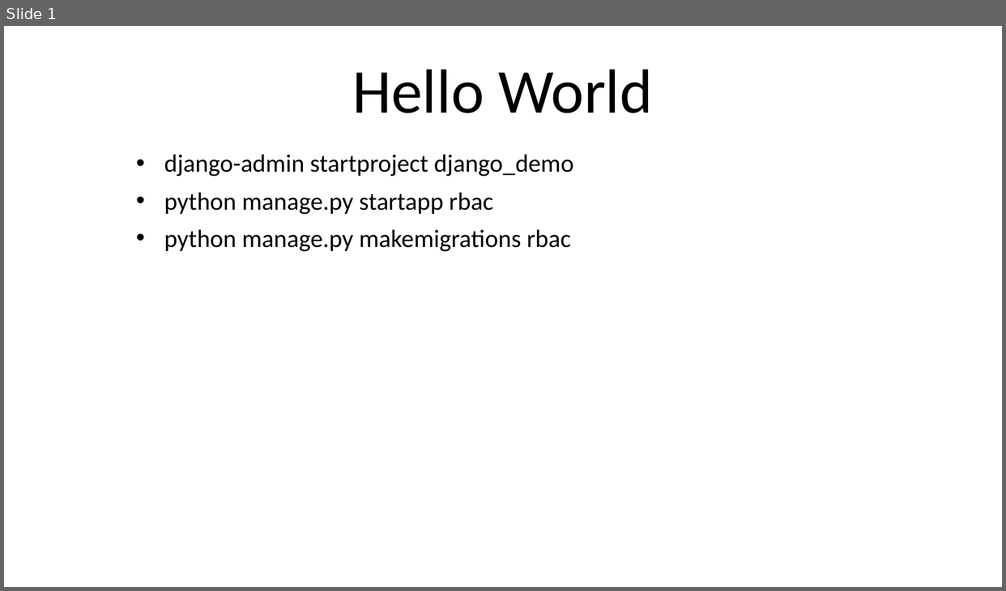
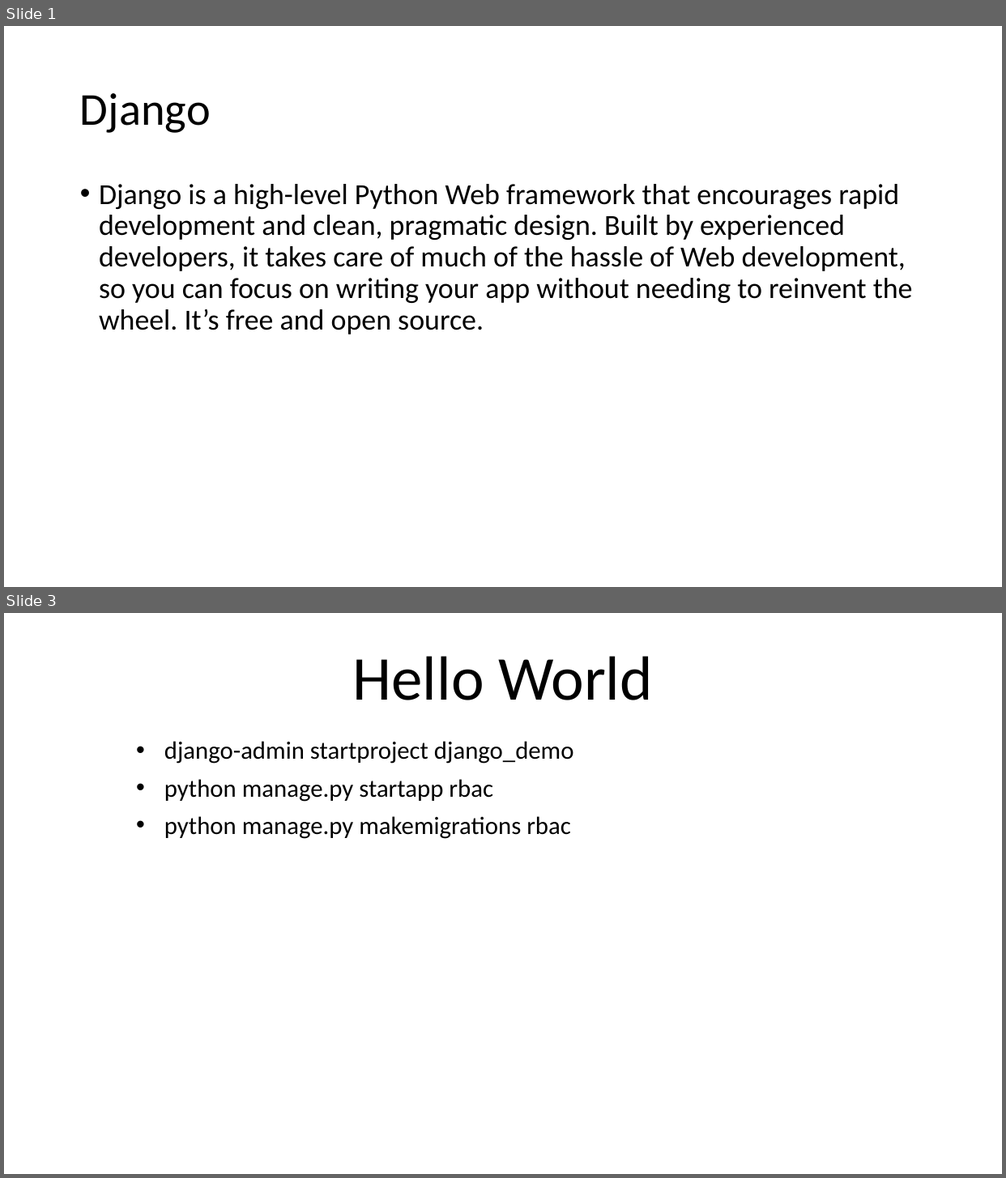
Before and after one commit to qiaoxun/django-springboot-compare, a slide deck: Django.pptx. Shown one above the other, each under a label of ours: slide 1 before the commit, slides 1 and 3 after it; the slides between them are not shown. The pictures are 1006x591 and 1006x1178 pixels, drawn with LibreOffice and Linux fonts; fonts in the diff are those of the drawing. Boxes give left, top, right and bottom in pixels: in the first picture for what was removed or moved away, otherwise in the second. Text is boxed around its words. In the diff, an @@ line names an element or a change of style, - is before the commit and + after.

Commit message:
update PPT

```diff
--- a/Django.pptx
+++ b/Django.pptx
@@ slide 1 added at (x1=4, y1=26, x2=1002, y2=587), background #FFFFFF @@
@@ title added at (x1=80, y1=93, x2=211, y2=133), 44 pt, text #000000 @@
+Django
@@ text added at (x1=99, y1=184, x2=913, y2=335), 28 pt, text #000000 @@
+• Django is a high-level Python Web framework that encourages rapid development and clean, pragmatic design. Built by experienced developers, it takes care of much of the hassle of Web development, so you can focus on writing your app without needing to reinvent the wheel. It’s free and open source.
@@ what was slide 1 is now slide 3 @@
```
Also in this commit, not shown: 1 other slide added, 1 other file.
